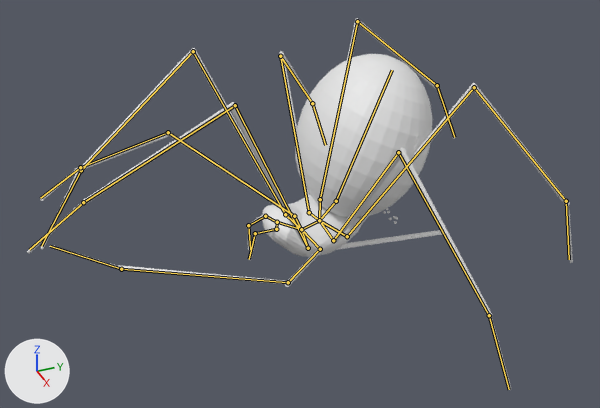
An edit to the Blender file Project/design/Assets/Spider/animation/attack_BIG_spider.blend, drawn before and after from the same camera.
The view is the same before and after, from a 50 mm camera at (8.92, -7.21, 5.87) aimed at (0.28, -3.6, 0.68). The axes (+X, +Y, +Z) are drawn at lower left. The lights are the same throughout. Both versions are drawn at frame 18 of the action 'walk'; the numbers are the values there. The bones that bend it are drawn over the model as lines.
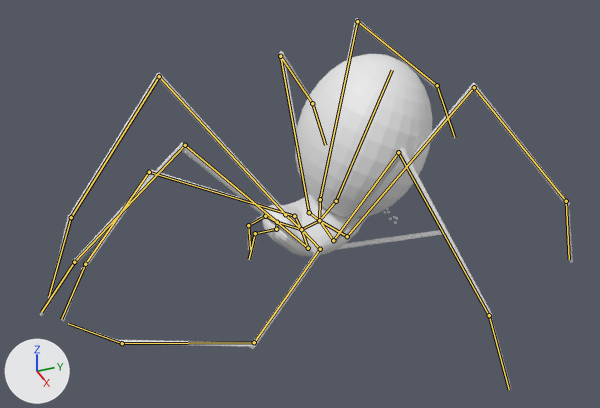
Commit message: Updated Animation Big spider attack

Where the change shows, as pixel boxes (x1, y1, x2, y2) in the pictures (600 x 408 px):
'Cylinder.018', posed: before (27, 18, 573, 390); after (40, 18, 573, 390)
bone 'Bone.026', root to tip: before (308, 248) to (235, 105); after (308, 248) to (185, 145)
bone 'Bone.029', root to tip: before (320, 249) to (288, 282); after (320, 249) to (254, 342)
bone 'Bone.030', root to tip: before (288, 282) to (121, 269); after (254, 342) to (122, 343)
bone 'Bone.007', root to tip: before (285, 214) to (193, 51); after (285, 214) to (159, 76)
bone 'Bone.017', root to tip: before (294, 216) to (168, 132); after (294, 216) to (149, 172)
bone 'Bone.018', root to tip: before (168, 132) to (80, 167); after (149, 172) to (85, 264)
bone 'Bone.019', root to tip: before (80, 167) to (40, 198); after (85, 264) to (61, 319)

The change, as a diff of the scene's bpy script:
```diff
--- a/Project/design/Assets/Spider/animation/attack_BIG_spider.blend.py
+++ b/Project/design/Assets/Spider/animation/attack_BIG_spider.blend.py
@@ bone_bone_026 @@
 bone_bone_026 = bpy.data.objects['Armature'].pose.bones['Bone.026']  # child of 'Bone.001'
-bone_bone_026.rotation_quaternion = (0.948, -0.104, -0.27, 0.131)  # degrees (-18, -29, 20)
+bone_bone_026.rotation_quaternion = (0.962, 0.024, -0.231, 0.146)  # degrees (-1, -27, 18)
@@ bone_bone_029 @@
 bone_bone_029 = bpy.data.objects['Armature'].pose.bones['Bone.029']  # child of 'Bone.002'
-bone_bone_029.rotation_quaternion = (0.924, -0.229, -0.3, -0.065)  # degrees (-28, -36, 1)
+bone_bone_029.rotation_quaternion = (0.888, -0.365, -0.226, -0.165)  # degrees (-42, -31, -9)
@@ bone_bone_030 @@
 bone_bone_030 = bpy.data.objects['Armature'].pose.bones['Bone.030']  # child of 'Bone.029'
-bone_bone_030.rotation_quaternion = (0.847, -0.069, 0.022, -0.527)  # degrees (-8, -2, -64)
+bone_bone_030.rotation_quaternion = (0.874, -0.099, -0.003, -0.475)  # degrees (-10, -6, -57)
@@ bone_bone_007 @@
 bone_bone_007 = bpy.data.objects['Armature'].pose.bones['Bone.007']  # child of 'Bone.004'
-bone_bone_007.rotation_quaternion = (0.968, 0.068, -0.207, -0.121)  # degrees (11, -23, -17)
+bone_bone_007.rotation_quaternion = (0.97, 0.035, -0.24, -0.022)  # degrees (5, -28, -4)
@@ bone_bone_017 @@
 bone_bone_017 = bpy.data.objects['Armature'].pose.bones['Bone.017']  # child of 'Bone.005'
-bone_bone_017.rotation_quaternion = (0.367, -0.155, 0.892, -0.213)  # degrees (38, 144, 32)
+bone_bone_017.rotation_quaternion = (0.484, -0.308, 0.785, -0.233)  # degrees (58, 142, 64)
@@ bone_bone_018 @@
 bone_bone_018 = bpy.data.objects['Armature'].pose.bones['Bone.018']  # child of 'Bone.017'
-bone_bone_018.rotation_quaternion = (0.982, 0.171, 0.058, 0.057)  # degrees (20, 5, 8)
+bone_bone_018.rotation_quaternion = (0.973, 0.208, 0.094, 0.046)  # degrees (25, 9, 7)
@@ bone_bone_019 @@
 bone_bone_019 = bpy.data.objects['Armature'].pose.bones['Bone.019']  # child of 'Bone.018'
-bone_bone_019.rotation_quaternion = (0.996, 0.063, -0.06, -0.015)  # degrees (7, -7, -2)
+bone_bone_019.rotation_quaternion = (0.998, 0.034, -0.04, 0.039)  # degrees (4, -5, 4)
```
